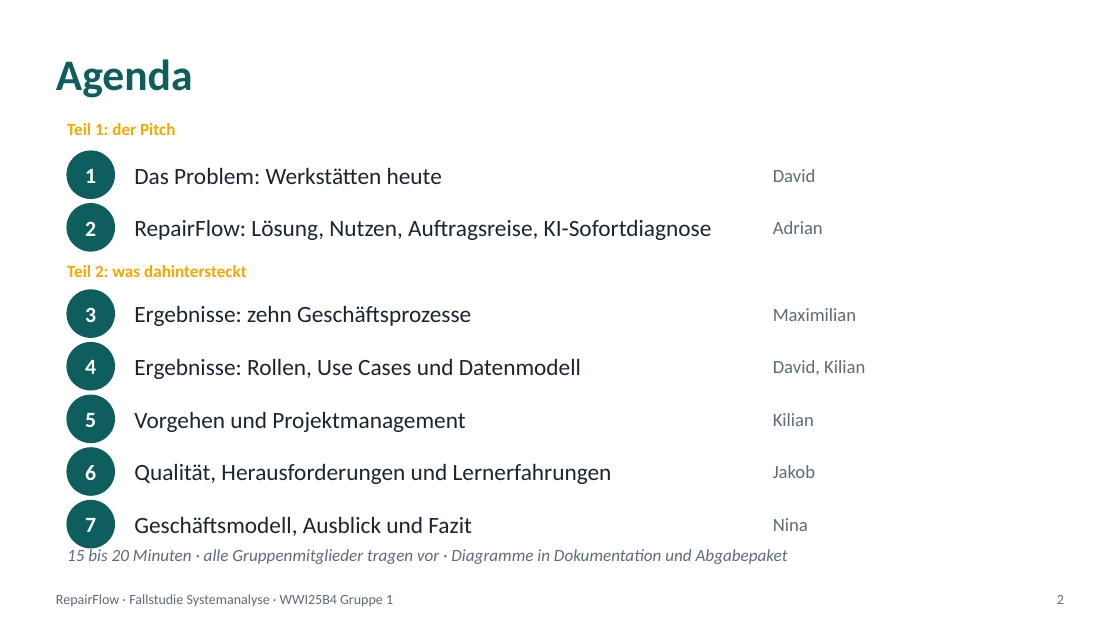
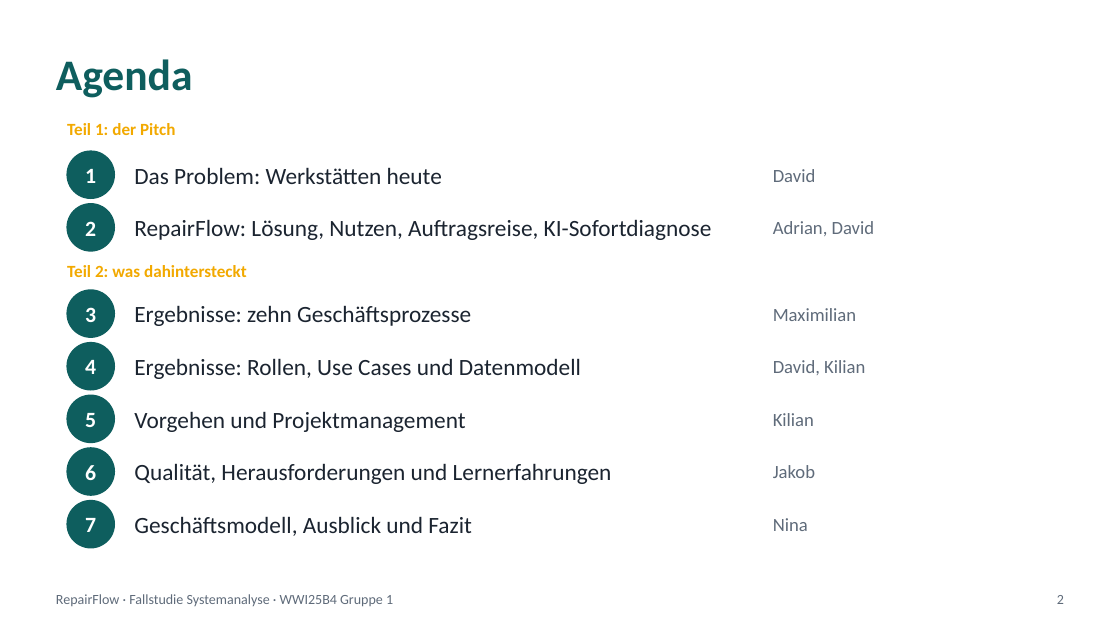
Before and after one commit to jakobschwan123-cmd/casestudy-semester-3, a slide deck: slide 2 of 4_praesentation/Abschlusspraesentation.pptx. Drawn at 1120x630 pixels with LibreOffice and Linux fonts; fonts in the diff are those of the drawing. Boxes give left, top, right and bottom in pixels: in the first picture for what was removed or moved away, otherwise in the second. Text is boxed around its words. In the diff, an @@ line names an element or a change of style, - is before the commit and + after.

```diff
--- a/4_praesentation/Abschlusspraesentation.pptx
+++ b/4_praesentation/Abschlusspraesentation.pptx
@@ text at (773,221,875,236): text changed @@
-Adrian
+Adrian, David
@@ text removed at (67,547,788,564) @@
-15 bis 20 Minuten · alle Gruppenmitglieder tragen vor · Diagramme in Dokumentation und Abgabepaket
```
Also in this commit, not shown: 8 other slides changed, 1 slide removed, 12 other files.
